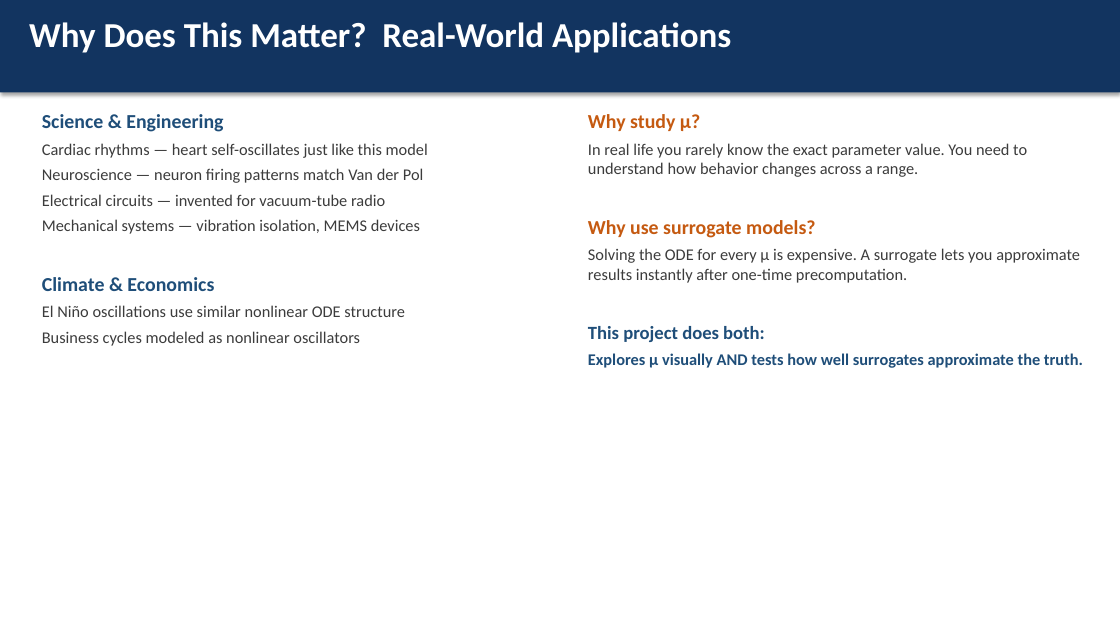
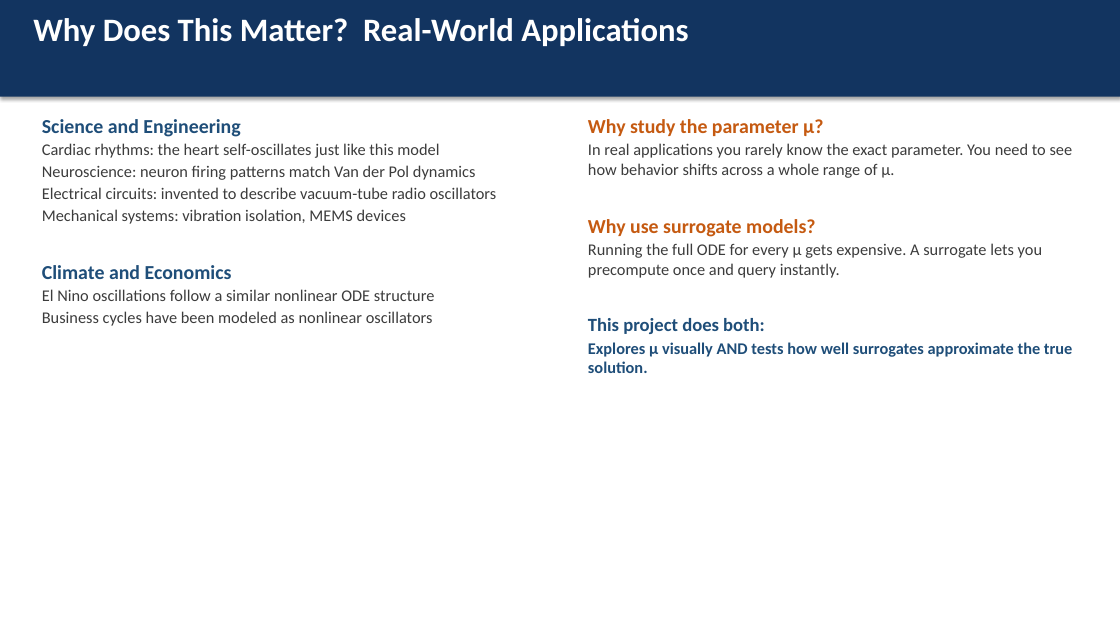
Before and after one commit to gfranco008/cis568, a slide deck: slide 3 of Final/Van_der_Pol_Visualization_Presentation.pptx. Drawn at 1120x630 pixels with LibreOffice and Linux fonts; fonts in the diff are those of the drawing. Boxes give left, top, right and bottom in pixels: in the first picture for what was removed or moved away, otherwise in the second. Text is boxed around its words. In the diff, an @@ line names an element or a change of style, - is before the commit and + after.

```diff
--- a/Final/Van_der_Pol_Visualization_Presentation.pptx
+++ b/Final/Van_der_Pol_Visualization_Presentation.pptx
@@ rectangle: place and size @@
-rectangle at [0,0,1120,92]
+rectangle at [0,0,1120,97]
@@ text "Why Does This Matter? Real-World ..." at [33,18,688,46]: size 30 to 28 pt @@
@@ text at [42,119,497,326]: text changed @@
-Science & Engineering
-Cardiac rhythms — heart self-oscillates just like this model
-Neuroscience — neuron firing patterns match Van der Pol
-Electrical circuits — invented for vacuum-tube radio
-Mechanical systems — vibration isolation, MEMS devices
-Climate & Economics
-El Niño oscillations use similar nonlinear ODE structure
-Business cycles modeled as nonlinear oscillators
+Science and Engineering
+Cardiac rhythms: the heart self-oscillates just like this model
+Neuroscience: neuron firing patterns match Van der Pol dynamics
+Electrical circuits: invented to describe vacuum-tube radio oscillators
+Mechanical systems: vibration isolation, MEMS devices
+Climate and Economics
+El Nino oscillations follow a similar nonlinear ODE structure
+Business cycles have been modeled as nonlinear oscillators
@@ text at [588,119,1073,178]: text changed @@
-Why study μ?
-In real life you rarely know the exact parameter value. You need to understand how behavior changes across a range.
+Why study the parameter μ?
+In real applications you rarely know the exact parameter. You need to see how behavior shifts across a whole range of μ.
@@ text at [588,219,815,334]: less space between paragraphs @@
@@ text at [588,243,1042,278]: text changed @@
-Solving the ODE for every μ is expensive. A surrogate lets you approximate results instantly after one-time precomputation.
+Running the full ODE for every μ gets expensive. A surrogate lets you precompute once and query instantly.
@@ text at [588,342,1072,373]: text changed @@
-Explores μ visually AND tests how well surrogates approximate the truth.
+Explores μ visually AND tests how well surrogates approximate the true solution.
```
Also in this commit, not shown: 13 other slides changed.
